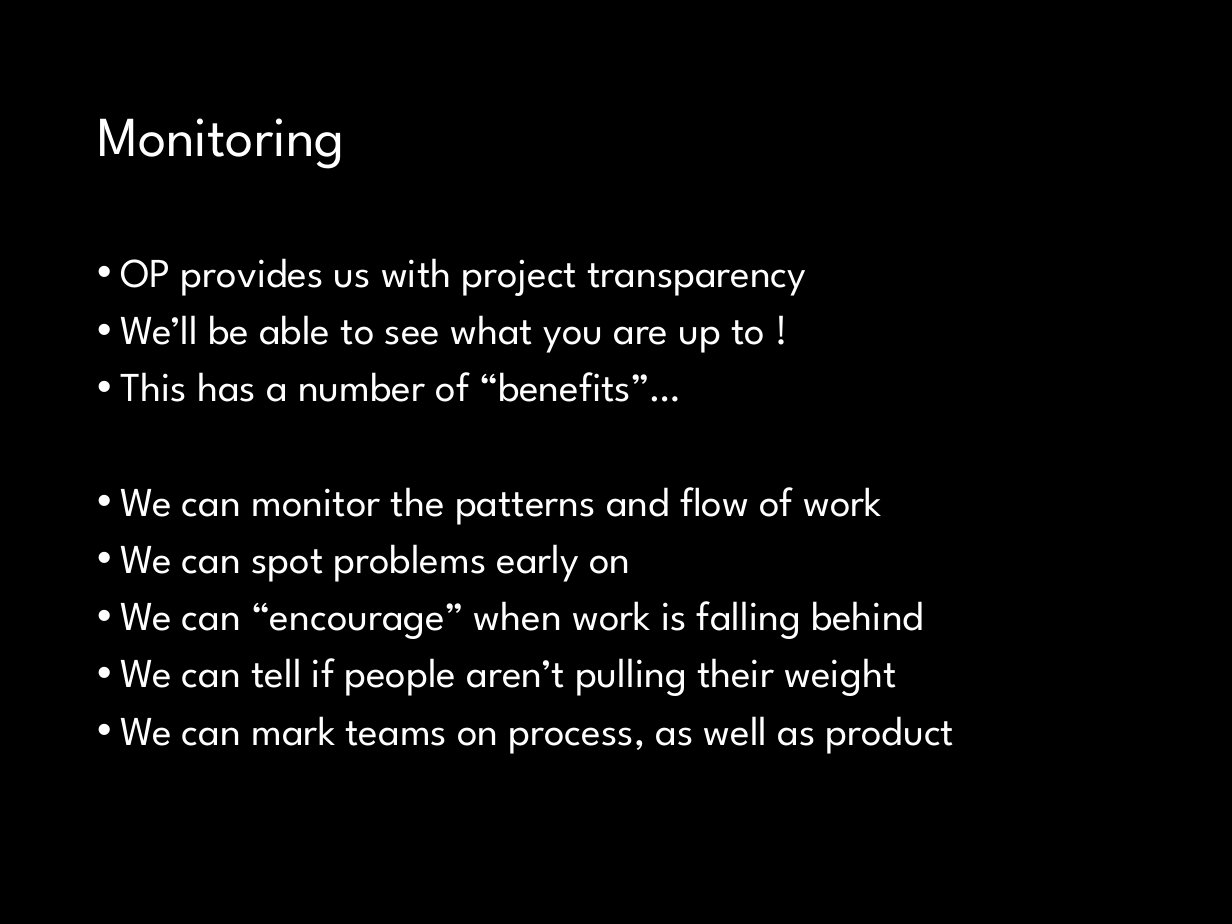
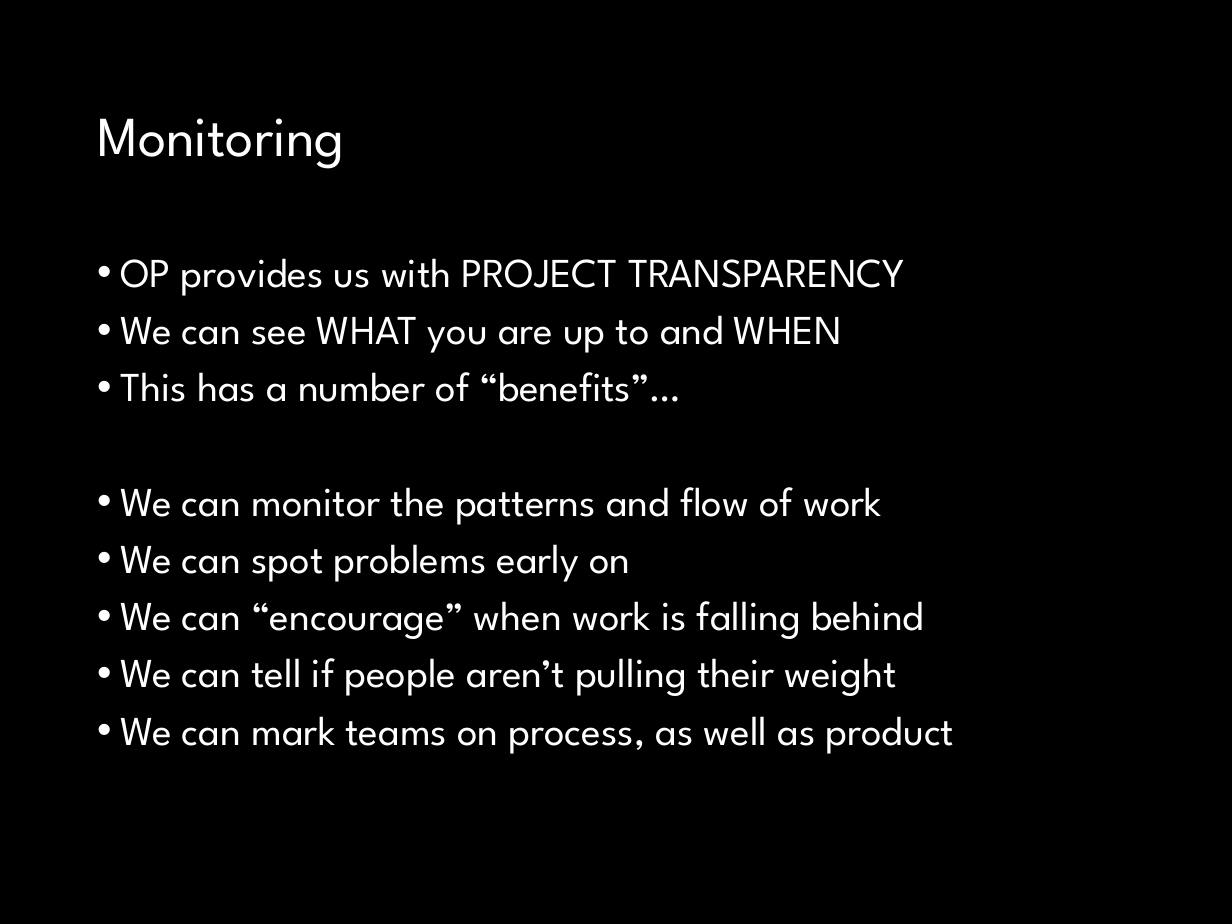
Before and after one commit to fossabot/SPE2018, a slide deck: slide 20 of Lecture Slides/02 Open Project.pptx (slide 19 before the commit). Drawn at 1232x924 pixels with LibreOffice and Linux fonts; fonts in the diff are those of the drawing. Boxes give left, top, right and bottom in pixels: in the first picture for what was removed or moved away, otherwise in the second. Text is boxed around its words. In the diff, an @@ line names an element or a change of style, - is before the commit and + after.

Commit message:
Updated 02 Open Project

```diff
--- a/Lecture Slides/02 Open Project.pptx
+++ b/Lecture Slides/02 Open Project.pptx
@@ text at <box>120,258,905,353</box>: text changed @@
-• OP provides us with project transparency
-• We’ll be able to see what you are up to !
+• OP provides us with PROJECT TRANSPARENCY
+• We can see WHAT you are up to and WHEN
```
Also in this commit, not shown: 9 other slides changed, 3 slides added, 1 slide removed.
